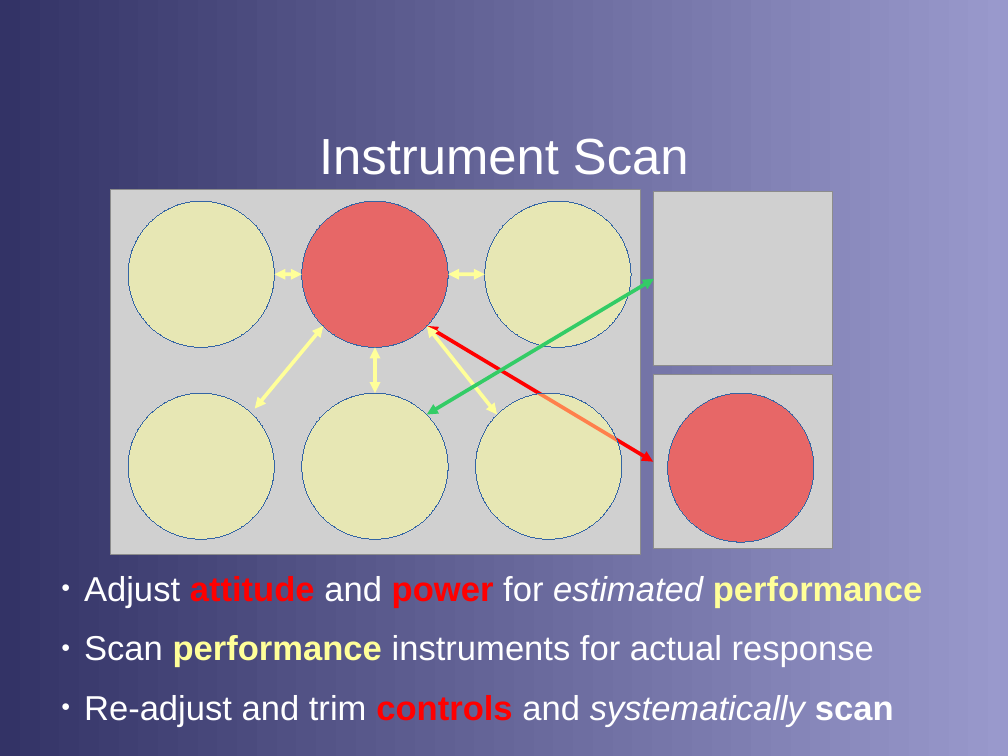
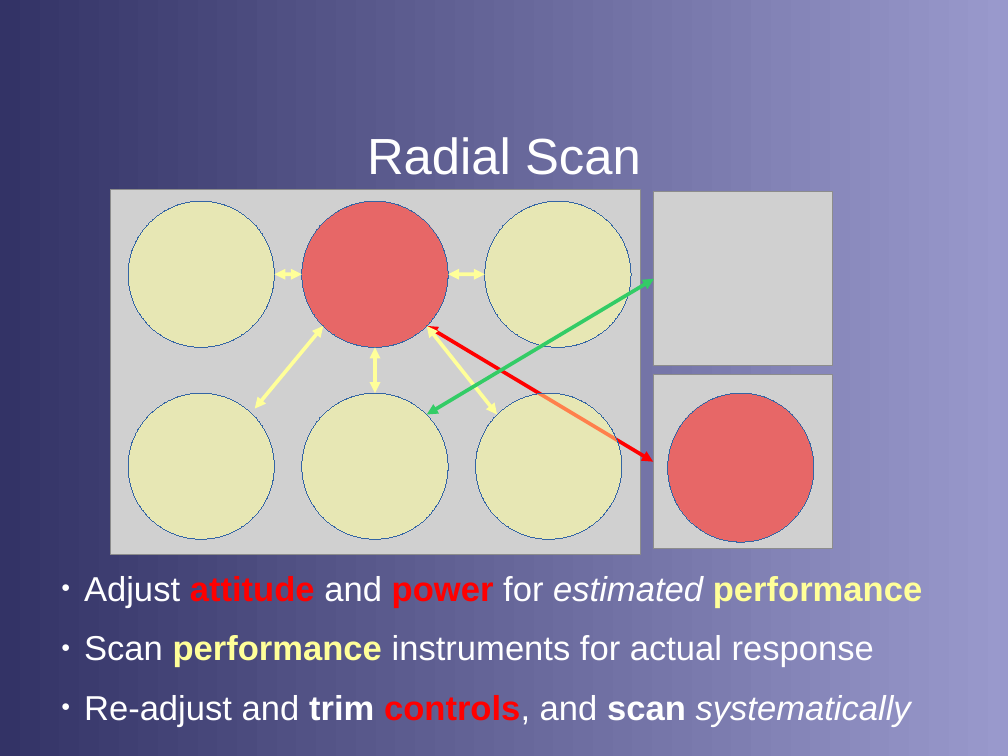
Before and after one commit to stephanheinemann/flight, a slide deck: slide 7 of FI/Instruments/Instruments.odp. Drawn at 1008x756 pixels with LibreOffice and Linux fonts; fonts in the diff are those of the drawing; grey boxes stand for pictures; background and template pictures are left out. Boxes give left, top, right and bottom in pixels: in the first picture for what was removed or moved away, otherwise in the second. Text is boxed around its words. In the diff, an @@ line names an element or a change of style, - is before the commit and + after.

Commit message:
extended instruments presentation

```diff
--- a/FI/Instruments/Instruments.odp
+++ b/FI/Instruments/Instruments.odp
@@ title at box(367, 137, 641, 175): text changed @@
-Instrument Scan
+Radial Scan
@@ text at box(84, 695, 911, 727): text changed @@
-● Re-adjust and trim controls and systematically scan
+● Re-adjust and trim controls, and scan systematically
```
Also in this commit, not shown: 2 other slides changed, 10 slides added, 4 slides removed, 6 other files.
